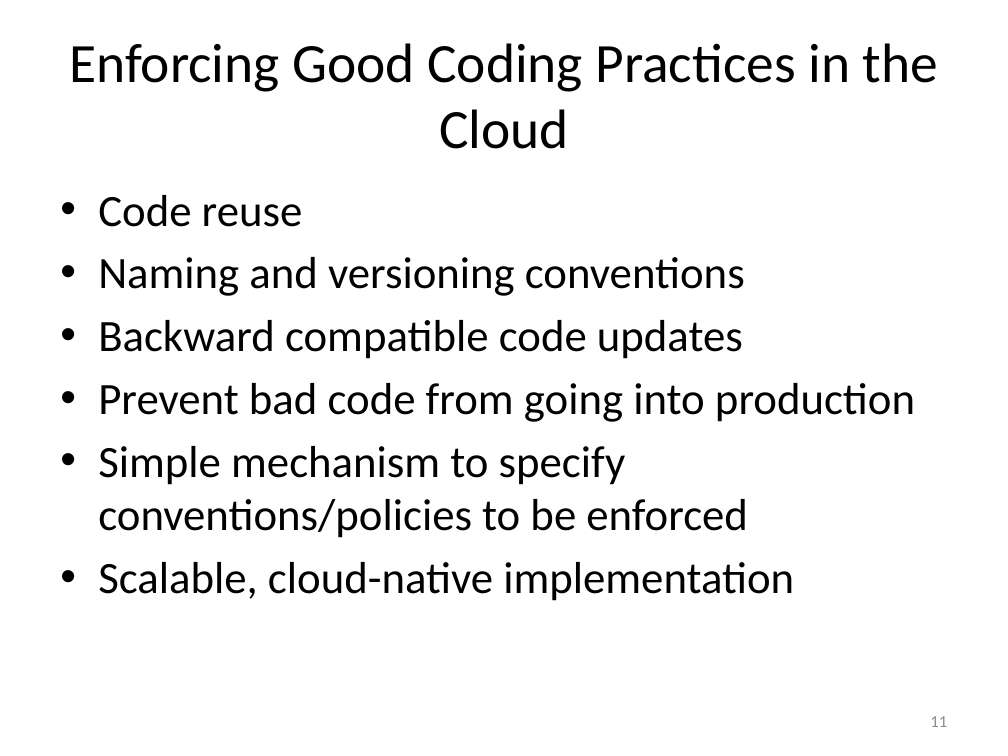
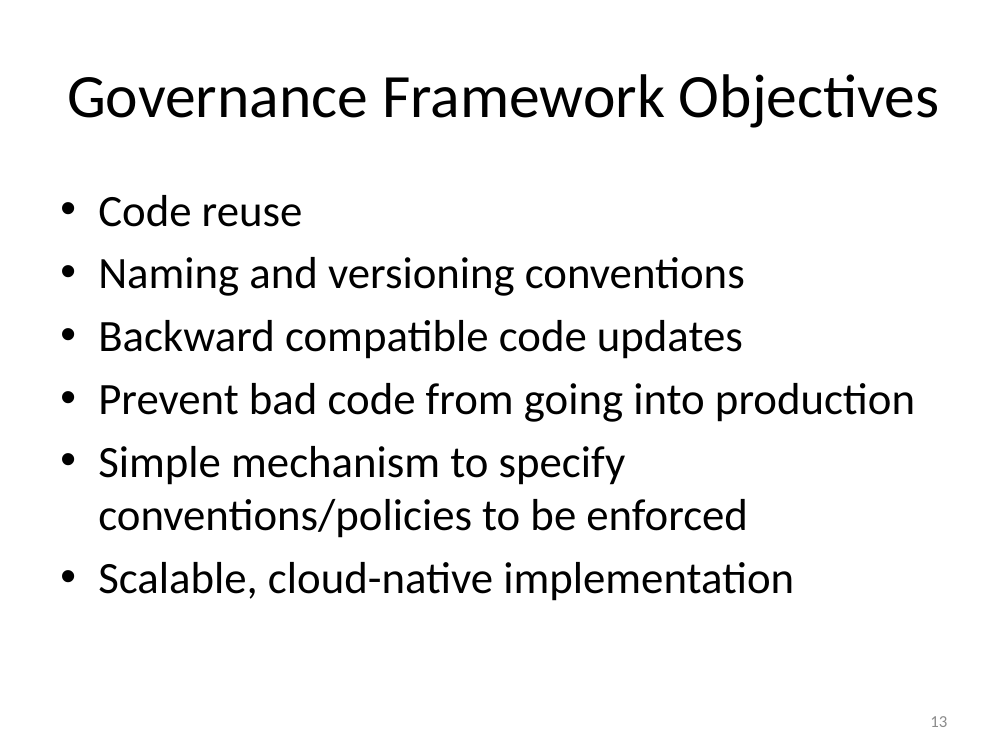
Before and after one commit to Dithn/eager-appscale, a slide deck: slide 13 of Eager/elk-experiment/appserver/system_design.pptx (slide 11 before the commit). Drawn at 1008x756 pixels with LibreOffice and Linux fonts; fonts in the diff are those of the drawing. Boxes give left, top, right and bottom in pixels: in the first picture for what was removed or moved away, otherwise in the second. Text is boxed around its words. In the diff, an @@ line names an element or a change of style, - is before the commit and + after.

```diff
--- a/Eager/elk-experiment/appserver/system_design.pptx
+++ b/Eager/elk-experiment/appserver/system_design.pptx
@@ title at <box>67,74,940,128</box>: text changed; size 39.6 to 44 pt @@
-Enforcing Good Coding Practices in the Cloud
+Governance Framework Objectives
@@ page number at <box>930,716,947,727</box>: text changed @@
-11
+13
```
Also in this commit, not shown: 9 other slides changed, 4 slides added.
